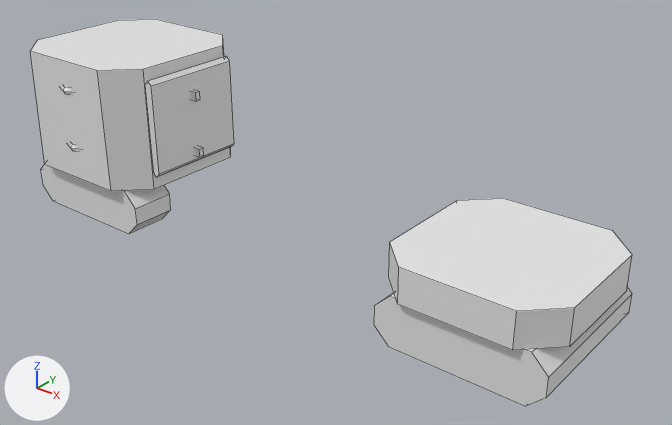
Two versions of the FBX model roblox/art/armor/gloves_bow_s2.fbx, one commit apart.
Both versions are drawn from a camera (50 mm lens) standing at (3.52, -4.01, 1.35) and looking at (0.26, 0.07, -1.18). The lights are fixed; the arrows at lower left show +X, +Y and +Z. The older version comes first. Mesh edges are drawn as thin lines. Where no turn or scale is listed for an object, it has been applied to the vertices.

Objects in the first picture: 'Bracer_L_Body', 'Bracer_R_Body', 'Glove_L_Inner', 'Glove_R_Inner'.
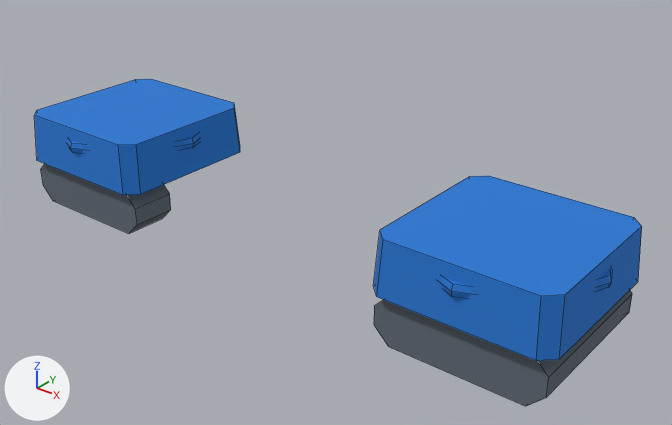
Where the change shows, as pixel boxes [x1, y1, x2, y2] in the pictures (672 x 425 px):
'Bracer_R_Band', added (blue)
    after: [373, 175, 642, 361]
'Bracer_L_Body', deleted
    before: [30, 19, 234, 191]
'Bracer_R_Body', deleted
    before: [389, 198, 632, 350]
'Bracer_L_Band', added (blue)
    after: [34, 79, 240, 195]
'Glove_R_Inner', recoloured (white to greyish blue)
    both: [374, 290, 632, 406]
'Glove_L_Inner', recoloured (white to greyish blue)
    both: [41, 164, 171, 234]

The change, as a list of edits to the scene's bpy script:
```text
Change mat_gloves_bow_s2_glove_l_inner:
    mat_gloves_bow_s2_glove_l_inner.base_color: (0.8, 0.8, 0.8) -> (0.122, 0.147, 0.178)  # white #e7e7e7 -> greyish blue #626b75
Change mat_gloves_bow_s2_glove_r_inner:
    mat_gloves_bow_s2_glove_r_inner.base_color: (0.8, 0.8, 0.8) -> (0.122, 0.147, 0.178)  # white #e7e7e7 -> greyish blue #626b75
Add mat_gloves_bow_s2_bracer_l_band:
    mat_gloves_bow_s2_bracer_l_band = principled_material('gloves_bow_s2_Bracer_L_Band')
    mat_gloves_bow_s2_bracer_l_band.base_color = (0.0176, 0.188, 0.658)  # blue #2478d4
    mat_gloves_bow_s2_bracer_l_band.roughness = 1.0
Add mat_gloves_bow_s2_bracer_r_band:
    mat_gloves_bow_s2_bracer_r_band = principled_material('gloves_bow_s2_Bracer_R_Band')
    mat_gloves_bow_s2_bracer_r_band.base_color = (0.0176, 0.188, 0.658)  # blue #2478d4
    mat_gloves_bow_s2_bracer_r_band.roughness = 1.0
Add me_bracer_l_band:
    me_bracer_l_band.from_pydata(...)  # 40 vertices, 28 faces; spans x -0.576..0.576, y -0.576..0.576, z -0.52..-0.18
    me_bracer_l_band.materials.append(mat_gloves_bow_s2_bracer_l_band)  # blue #2478d4
Add me_bracer_r_band:
    me_bracer_r_band.from_pydata(...)  # 40 vertices, 28 faces; spans x -0.576..0.576, y -0.576..0.576, z -0.52..-0.18
    me_bracer_r_band.materials.append(mat_gloves_bow_s2_bracer_r_band)  # blue #2478d4
Remove ob_bracer_l_body:
    ob_bracer_l_body = bpy.data.objects.new('Bracer_L_Body', me_bracer_l_body)
    ob_bracer_l_body.location = (-1.5, 0.0, -0.69)
Remove ob_bracer_r_body:
    ob_bracer_r_body = bpy.data.objects.new('Bracer_R_Body', me_bracer_r_body)
    ob_bracer_r_body.location = (1.5, 0.0, -0.69)
Add ob_bracer_l_band:
    ob_bracer_l_band = bpy.data.objects.new('Bracer_L_Band', me_bracer_l_band)
    ob_bracer_l_band.location = (-1.5, 0.0, -0.69)
Add ob_bracer_r_band:
    ob_bracer_r_band = bpy.data.objects.new('Bracer_R_Band', me_bracer_r_band)
    ob_bracer_r_band.location = (1.5, 0.0, -0.69)
```
